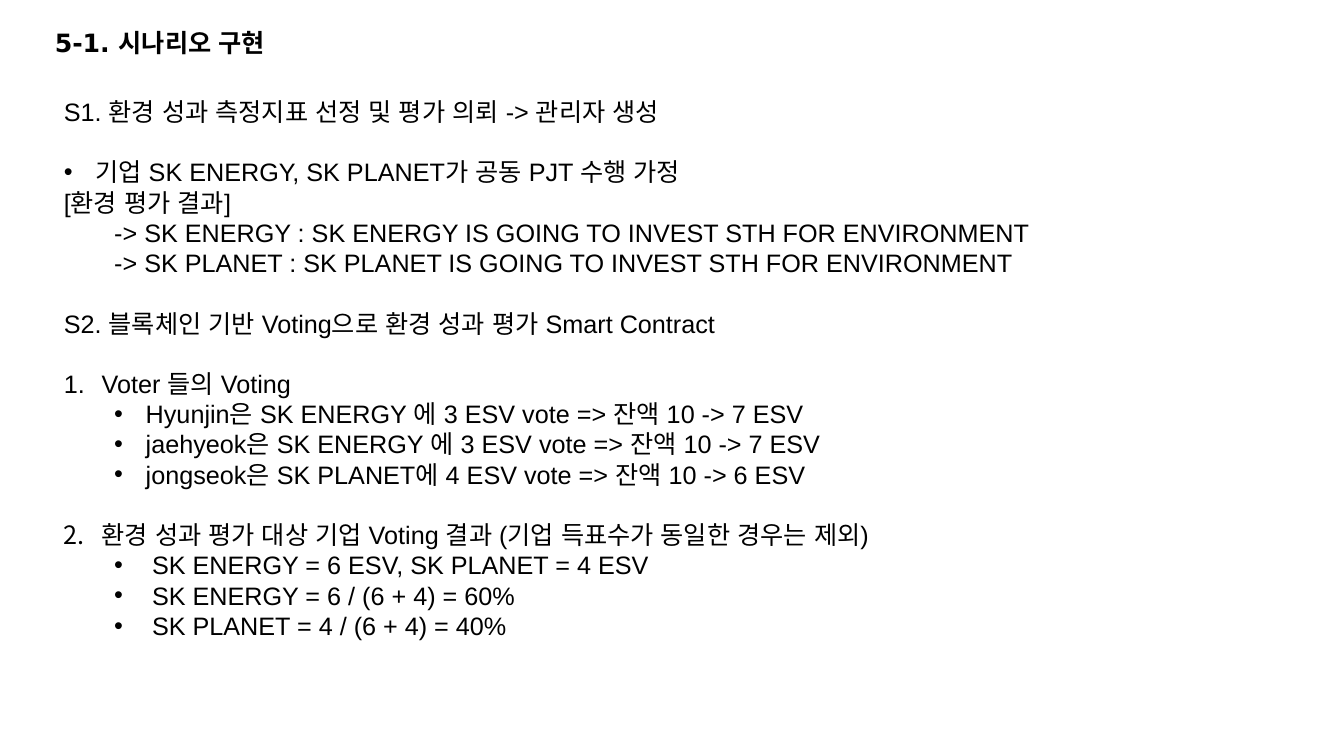
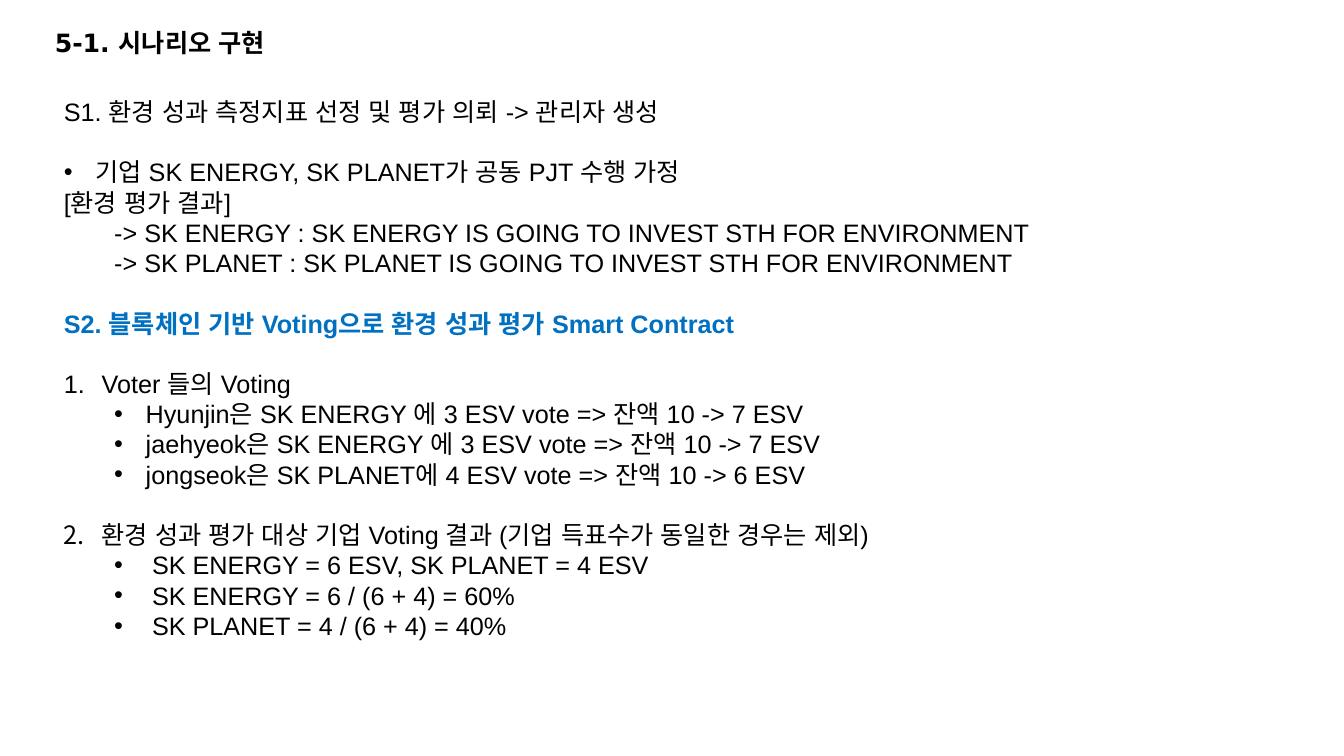
Before and after one commit to ro0opf/blockchain-jdp, a slide deck: slide 8 of blockchain_archi_v3.1.pptx. Drawn at 1344x756 pixels with LibreOffice and Linux fonts; fonts in the diff are those of the drawing. Boxes give left, top, right and bottom in pixels: in the first picture for what was removed or moved away, otherwise in the second. Text is boxed around its words. In the diff, an @@ line names an element or a change of style, - is before the commit and + after.

```diff
--- a/blockchain_archi_v3.1.pptx
+++ b/blockchain_archi_v3.1.pptx
@@ text at [64, 311, 734, 338]: text colour #000000 to #0070C0, bold on in "S2. 블록체인 기반 Voting으로 환경 성과 평가 ..." @@
```
Also in this commit, not shown: 1 other slide changed, 2 slides added.
